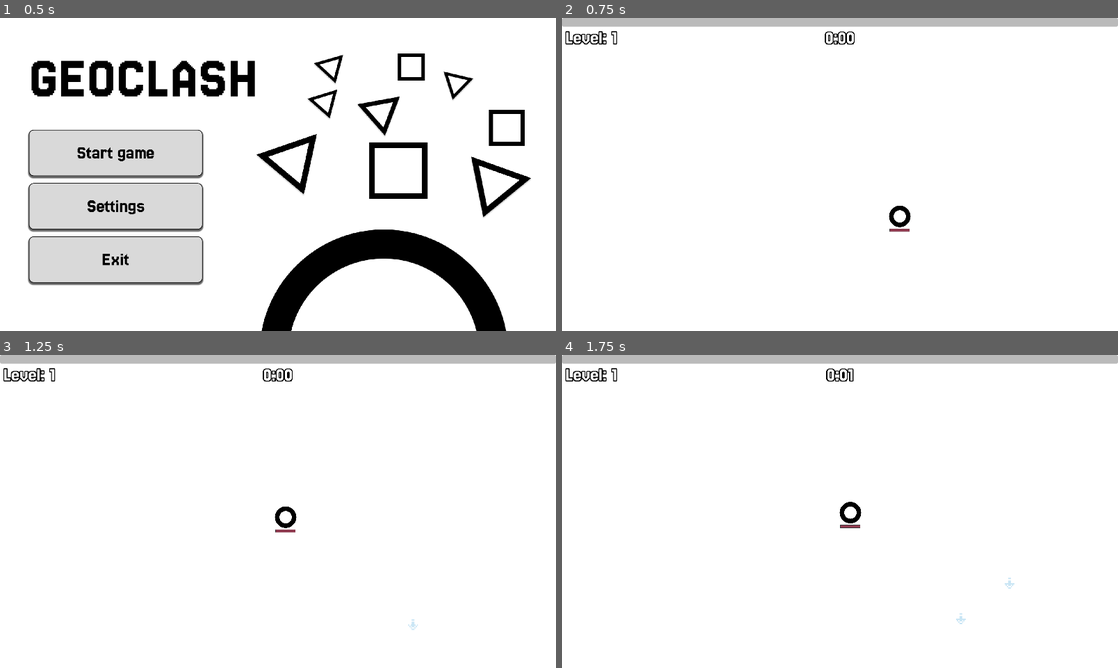
Above: before the commit, frames 1-4 (two rows, left to right).
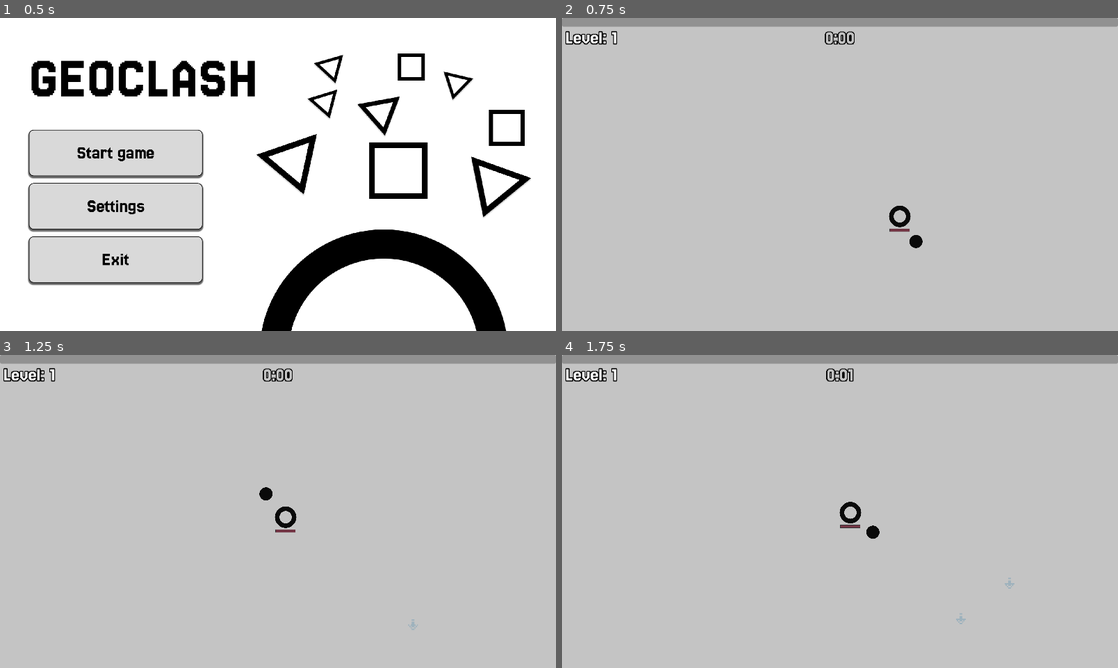
Above: after the commit, the same moments.

Repository: mariikkkk/GeoClash
Game: Godot game, scene res://scene/menu/main_menu.tscn
The game is run twice, just before and just after one commit, with the same random seed, the same clock (stepped at 60 frames per second) and the same inputs.
Inputs (mouse positions are in pixels of both pictures, inside the frame that each line leads up to):
- Up to frame 1 (0.5 s): no input
- Up to frame 2 (0.75 s): click "Start game" at 0.5 s
- Up to frame 3 (1.25 s): no input
- Up to frame 4 (1.75 s): tap Enter at 1.25 s; move the mouse to (962, 495) at 1.27 s; hold D (move_right_up) from 1.28 s (still down); hold Shift from 1.28 s (still down); click (962, 495) at 1.42 s

Frame 1 is identical in both runs. In frame 2, 100% of the frame differs, in the area x 0-100%, y 0-100%; in frame 3, 100%; in frame 4, 99%.
Error after the commit: Parse Error: Expected indented block after match pattern block. (res://scene/Manager/upgrade_manager.gd:78)

Commit message:
Механика прокачки карточками

Diff:
--- a/project.godot
+++ b/project.godot
@@ -29,6 +29,10 @@
 window/size/window_height_override=720
 window/stretch/mode="viewport"
 window/stretch/aspect="keep_width"
+
+[editor_plugins]
+
+enabled=PackedStringArray("res://addons/gut/plugin.cfg")
 
 [global_group]
 
--- a/resources/abilities/SwordAttackStats.gd
+++ /dev/null
@@ -1,10 +0,0 @@
-extends Resource
-class_name SwordAttackStats
-
-@export var range: float = 200.0 #радиус поиска цели
-@export var damage: int = 5 #Урон меча
-@export var sword_count: int = 1 #Количество мечей за атаку
-@export var size_scale: float = 1.0 #размер меча
-@export var speed: float = 0.0 #скорость движения меча
-@export var lifetime: float = 0.25 #время жизни меча
-@export var spread_angle_deg: float = 30.0 #
--- a/scene/Manager/spawn/enemy_spawner.gd
+++ b/scene/Manager/spawn/enemy_spawner.gd
@@ -5,7 +5,7 @@
 @export var spawn_indicator: PackedScene
 @export var spawn_delay: float = 2.5
 
-@export var triangle_enabled: bool = true         # можно включить когда захочешь
+@export var triangle_enabled: bool = false         # можно включить когда захочешь
 @export var rec_weight: int = 2
 @export var triangle_weight: int = 1
 
--- a/scene/Manager/upgrade_manager.gd
+++ b/scene/Manager/upgrade_manager.gd
@@ -1,21 +1,89 @@
 extends Node
+class_name UpgradeManager
 
-#@export var exp_manager: ExperienceManager
-#@export var upgrade_pool: Array[AbilityUpgrade]
-#@export var upgrade_ui
-#
-#func _ready():
-	#exp_manager.lvl_up.connect(on_lvl_up)
-	#
-#func on_lvl_up(current_level):
-	#var chosen_upgrade = upgrade_pool.pick_random() as AbilityUpgrade
-	#if chosen_upgrade == null:
-		#return
-	#var has_upgrade = current_upgrades.has(chosen_upgrade.id)
-	#if !has_upgrade:
-		#current_upgrades[chosen_upgrade.id] = {
-			#"upgrade": chosen_upgrade,
-			#"quantity": 1 #количество апргрейдов
-		#}
-	#else:
-		#current_upgrades[chosen_upgrade.id]["quantity"] += 1
+@export var exp_manager: ExperienceManager
+@export var upgrade_ui: UpgradeScreen
+var player: Node2D
+@export var upgrade_pool: Array[AbilityUpgrade] = []
+@export var cards_per_level: int = 3
+@export var sword_attack: Node
+
+var current_upgrades: Dictionary = {}
+
+func _ready() -> void:
+	player = get_tree().get_first_node_in_group("player") as Node2D
+	if exp_manager:
+		exp_manager.lvl_up.connect(_on_level_up)
+
+	if upgrade_ui:
+		upgrade_ui.card_chosen.connect(_on_card_chosen)
+		upgrade_ui.visible = false
+
+func _on_level_up(current_level: int) -> void:
+	if upgrade_pool.is_empty():
+		return
+	get_tree().paused = true
+	var candidates: Array[AbilityUpgrade] = upgrade_pool.duplicate()
+	var chosen: Array[AbilityUpgrade] = _pick_random_upgrades(candidates, cards_per_level)
+
+	if upgrade_ui:
+		upgrade_ui.show_cards(chosen)
+		upgrade_ui.visible = true
+
+func _pick_random_upgrades(source: Array[AbilityUpgrade], count: int) -> Array[AbilityUpgrade]:
+	var result: Array[AbilityUpgrade] = []
+	var temp := source.duplicate()
+
+	while result.size() < count and temp.size() > 0:
+		var idx := randi() % temp.size()
+		var upgrade: AbilityUpgrade = temp[idx]
+		result.append(upgrade)
+		temp.remove_at(idx)
+
+	return result
+
+func _on_card_chosen(upgrade: AbilityUpgrade) -> void:
+	if upgrade == null:
+		return
+
+	var id := upgrade.id
+
+	# обновляем словарь текущих апгрейдов
+	if not current_upgrades.has(id):
+		current_upgrades[id] = {
+			"upgrade": upgrade,
+			"quantity": 1
+		}
+	else:
+		current_upgrades[id]["quantity"] += 1
+
+	# применяем эффект к игроку
+	_apply_upgrade_effect(upgrade)
+
+	# закрываем UI и снимаем паузу
+	if upgrade_ui:
+		upgrade_ui.visible = false
+
+	get_tree().paused = false
+
+func _apply_upgrade_effect(upgrade: AbilityUpgrade) -> void:
+	if player == null:
+		return
+
+	match upgrade.upgrade_type:
+		"damage":
+			sword_attack.sword_damage += upgrade.value
+		"speed":
+			player.max_speed *=  1 + upgrade.value
+		"hp":
+
+		"speed_sword":
+			sword_attack.attack_cooldown *= 1 - upgrade.value
+		"size":
+			sword_attack.sword_scale *= 1 + upgrade.value
+		"sword_count":
+			sword_attack.max_swords += upgrade.value
+		"sword_range":
+			sword_attack.attack_range *= 1 + upgrade.value
+		_:
+			print("Upgrade applied: ", upgrade.id, " (type: ", upgrade.upgrade_type, ")")
--- a/scene/Manager/upgrade_manager.tscn
+++ b/scene/Manager/upgrade_manager.tscn
@@ -1,6 +1,27 @@
-[gd_scene load_steps=2 format=3 uid="uid://duufwkjrembs8"]
+[gd_scene load_steps=12 format=3 uid="uid://duufwkjrembs8"]
 
 [ext_resource type="Script" uid="uid://ba6rnc5vbf2hg" path="res://scene/Manager/upgrade_manager.gd" id="1_mjxw5"]
+[ext_resource type="Script" uid="uid://cv8c6f6vailwh" path="res://scene/abilities/ability_upgrade/AbilityUpgrade.gd" id="2_h3kul"]
+[ext_resource type="Resource" uid="uid://l5vaoawb18el" path="res://scene/abilities/ability_upgrade/damage_sword_up_1.tres" id="3_7hvrp"]
+[ext_resource type="Resource" uid="uid://buces8ited8w4" path="res://scene/abilities/ability_upgrade/damage_sword_up_2.tres" id="4_5tvhw"]
+[ext_resource type="Resource" uid="uid://cpsw3pl5ub6n1" path="res://scene/abilities/ability_upgrade/speed_sword.tres" id="5_tvwdl"]
+[ext_resource type="Resource" uid="uid://cp8gex7t52a2y" path="res://scene/abilities/ability_upgrade/max_hp_up.tres" id="7_eodx2"]
+[ext_resource type="Resource" uid="uid://b460ace8rjbnr" path="res://scene/abilities/ability_upgrade/size_sword.tres" id="8_cxcrk"]
+[ext_resource type="Resource" uid="uid://bco5ci55xxlfk" path="res://scene/abilities/ability_upgrade/speed_up.tres" id="8_e6vqp"]
+[ext_resource type="PackedScene" uid="uid://hewpuwk738kd" path="res://scene/UI/upgrade_screen.tscn" id="9_bw4eh"]
+[ext_resource type="PackedScene" uid="uid://c4au4it33akv6" path="res://scene/abilities/sword_attack_ability/attack_contoller.tscn" id="9_cxcrk"]
+[ext_resource type="PackedScene" uid="uid://bcrqvfik2m0sh" path="res://scene/Manager/exp_manager.tscn" id="12_2omud"]
 
-[node name="UpgradeManager" type="Node"]
+[node name="UpgradeManager" type="Node" node_paths=PackedStringArray("exp_manager", "upgrade_ui", "sword_attack")]
 script = ExtResource("1_mjxw5")
+exp_manager = NodePath("expManager")
+upgrade_ui = NodePath("UpgradeScreen")
+upgrade_pool = Array[ExtResource("2_h3kul")]([ExtResource("3_7hvrp"), ExtResource("4_5tvhw"), ExtResource("5_tvwdl"), ExtResource("7_eodx2"), ExtResource("8_e6vqp"), ExtResource("8_cxcrk")])
+cards_per_level = null
+sword_attack = NodePath("AttackContoller")
+
+[node name="AttackContoller" parent="." instance=ExtResource("9_cxcrk")]
+
+[node name="UpgradeScreen" parent="." instance=ExtResource("9_bw4eh")]
+
+[node name="expManager" parent="." instance=ExtResource("12_2omud")]
--- a/scene/UI/ability_upgrade_card.gd
+++ /dev/null
@@ -1,9 +0,0 @@
-extends PanelContainer
-class_name AbilityUpgradeCard
-
-@onready var name_label = $NameLabel
-@onready var description = $Description
-
-func set_ability_upgrade (upgrade:AbilityUpgrade):
-	name_label.text = upgrade.name
-	description.tect = upgrade.descrpiption
--- a/scene/UI/ability_upgrade_card.tscn
+++ b/scene/UI/ability_upgrade_card.tscn
@@ -1,10 +1,20 @@
-[gd_scene load_steps=2 format=3 uid="uid://l7aij1yi7203"]
+[gd_scene load_steps=2 format=3 uid="uid://dtv78e5nb05f0"]
 
-[ext_resource type="Script" uid="uid://xu2vnagerbnq" path="res://scene/UI/ability_upgrade_card.gd" id="1_amg2g"]
+[sub_resource type="GDScript" id="GDScript_8irws"]
+script/source = "extends PanelContainer
+class_name AbilityUpgradeCard
+
+@onready var name_label = $NameLabel
+@onready var description = $Description
+
+func set_ability_upgrade (upgrade:AbilityUpgrade):
+	name_label.text = upgrade.name
+	description.tect = upgrade.descrpiption
+"
 
 [node name="AbilityUpgradeCard" type="PanelContainer"]
 custom_minimum_size = Vector2(100, 140)
-script = ExtResource("1_amg2g")
+script = SubResource("GDScript_8irws")
 
 [node name="VBoxContainer" type="VBoxContainer" parent="."]
 layout_mode = 2
--- /dev/null
+++ b/scene/UI/card_button.gd
@@ -0,0 +1,46 @@
+extends Button
+class_name CardButton
+
+signal selected(upgrade: AbilityUpgrade)
+
+var _upgrade: AbilityUpgrade
+@onready var icon_texture: TextureRect = $MarginContainer/VBoxContainer/Icon
+@onready var name_label: Label = $MarginContainer/VBoxContainer/MarginContainer/VBoxContainer/NameLabel
+@onready var desc_label: Label = $MarginContainer/VBoxContainer/MarginContainer/VBoxContainer/DescLabel
+
+func setup(upgrade: AbilityUpgrade) -> void:
+	_upgrade = upgrade
+
+	icon_texture.texture = upgrade.icon
+	name_label.text = upgrade.title
+	desc_label.text = upgrade.description
+	_set_card_color(upgrade.color)
+
+func _set_card_color(c: Color) -> void:
+	var style := StyleBoxFlat.new()
+	style.bg_color = c
+
+	style.corner_radius_top_left = 16
+	style.corner_radius_top_right = 16
+	style.corner_radius_bottom_left = 16
+	style.corner_radius_bottom_right = 16
+	style.shadow_size = 10
+	style.border_color = Color.BLACK
+	style.border_width_bottom = 3
+	style.border_width_left = 3
+	style.border_width_right = 3
+	style.border_width_top = 3
+
+	add_theme_stylebox_override("normal", style)
+	add_theme_stylebox_override("hover", style)
+	add_theme_stylebox_override("pressed", style)
+
+	style.bg_color = c
+
+func _ready() -> void:
+	print(icon_texture, name_label, desc_label)
+	pressed.connect(_on_pressed)
+	pressed.connect(_on_pressed)
+
+func _on_pressed() -> void:
+	emit_signal("selected", _upgrade)
--- a/scene/UI/card_button.tscn
+++ b/scene/UI/card_button.tscn
@@ -1,6 +1,6 @@
 [gd_scene load_steps=6 format=3 uid="uid://m6cu1841ideb"]
 
-[ext_resource type="Texture2D" uid="uid://j886anvdlbhi" path="res://scene/UI/SwordUpgradeIcon.png" id="1_2fbdp"]
+[ext_resource type="Script" uid="uid://veikuyn8n6p5" path="res://scene/UI/card_button.gd" id="1_2wpkp"]
 [ext_resource type="FontFile" uid="uid://cir8edp60gelx" path="res://resources/fonts/EpilepsySansBold.ttf" id="2_2fbdp"]
 
 [sub_resource type="StyleBoxFlat" id="StyleBoxFlat_2wpkp"]
@@ -9,7 +9,6 @@
 border_width_top = 3
 border_width_right = 3
 border_width_bottom = 3
-border_color = Color(0, 0, 0, 1)
 corner_radius_top_left = 12
 corner_radius_top_right = 12
 corner_radius_bottom_right = 12
@@ -44,6 +43,7 @@
 grow_horizontal = 2
 grow_vertical = 2
 theme_override_styles/normal = SubResource("StyleBoxFlat_2wpkp")
+script = ExtResource("1_2wpkp")
 
 [node name="MarginContainer" type="MarginContainer" parent="."]
 layout_mode = 1
@@ -67,7 +67,6 @@
 layout_mode = 2
 size_flags_horizontal = 4
 size_flags_vertical = 6
-texture = ExtResource("1_2fbdp")
 expand_mode = 1
 
 [node name="MarginContainer" type="MarginContainer" parent="MarginContainer/VBoxContainer"]
@@ -91,7 +90,6 @@
 theme_override_fonts/font = ExtResource("2_2fbdp")
 theme_override_font_sizes/font_size = 22
 theme_override_styles/normal = SubResource("StyleBoxFlat_2fbdp")
-text = "Больше Урона!"
 horizontal_alignment = 1
 vertical_alignment = 1
 
@@ -102,6 +100,5 @@
 theme_override_fonts/font = ExtResource("2_2fbdp")
 theme_override_font_sizes/font_size = 20
 theme_override_styles/normal = SubResource("StyleBoxFlat_4roao")
-text = "Увеличьте урон вашего меча на 1 единицу"
 horizontal_alignment = 1
 autowrap_mode = 3
--- a/scene/UI/upgrade_screen.gd
+++ b/scene/UI/upgrade_screen.gd
@@ -1,2 +1,28 @@
 extends CanvasLayer
 class_name UpgradeScreen
+
+@export var card_scene: PackedScene
+
+@onready var cards_container = $Control/CenterContainer/CardsContainer
+
+signal card_chosen(upgrade: AbilityUpgrade)
+
+func show_cards(upgrades: Array[AbilityUpgrade]) -> void:
+	# удалить старые карточки
+	for child in cards_container.get_children():
+		child.queue_free()
+
+	if card_scene == null:
+		push_warning("card_scene не задан в UpgradeScreen")
+		return
+
+	for upgrade in upgrades:
+		var card: CardButton = card_scene.instantiate()
+		cards_container.add_child(card)
+		card.setup(upgrade)
+		card.selected.connect(_on_card_selected)
+
+	visible = true
+
+func _on_card_selected(upgrade: AbilityUpgrade) -> void:
+	emit_signal("card_chosen", upgrade)
--- a/scene/UI/upgrade_screen.tscn
+++ b/scene/UI/upgrade_screen.tscn
@@ -1,9 +1,12 @@
-[gd_scene load_steps=2 format=3 uid="uid://b3n7pyoxsdxup"]
+[gd_scene load_steps=3 format=3 uid="uid://hewpuwk738kd"]
 
-[ext_resource type="Script" uid="uid://5gfprvxnlc3h" path="res://scene/UI/upgrade_screen.gd" id="1_5uhh8"]
+[ext_resource type="Script" uid="uid://47vjh1mxpw77" path="res://scene/UI/upgrade_screen.gd" id="1_5uhh8"]
+[ext_resource type="PackedScene" uid="uid://m6cu1841ideb" path="res://scene/UI/card_button.tscn" id="1_iwn3i"]
 
 [node name="UpgradeScreen" type="CanvasLayer"]
+process_mode = 3
 script = ExtResource("1_5uhh8")
+card_scene = ExtResource("1_iwn3i")
 
 [node name="Control" type="Control" parent="."]
 layout_mode = 3
--- /dev/null
+++ b/scene/abilities/ability_upgrade/AbilityUpgrade.gd
@@ -0,0 +1,10 @@
+extends Resource
+class_name AbilityUpgrade
+
+@export var id: String = ""
+@export var title: String = ""
+@export var description: String = ""
+@export var icon: Texture2D
+@export var upgrade_type: String = ""
+@export var value: float = 0
+@export var color: Color = Color.RED
--- /dev/null
+++ b/scene/abilities/ability_upgrade/damage_sword_up_1.tres
@@ -0,0 +1,15 @@
+[gd_resource type="Resource" script_class="AbilityUpgrade" load_steps=3 format=3 uid="uid://l5vaoawb18el"]
+
+[ext_resource type="Texture2D" uid="uid://j886anvdlbhi" path="res://resources/icon/upgrades/SwordUpgradeIcon.png" id="1_ovxd5"]
+[ext_resource type="Script" uid="uid://cv8c6f6vailwh" path="res://scene/abilities/ability_upgrade/AbilityUpgrade.gd" id="2_tvu5o"]
+
+[resource]
+script = ExtResource("2_tvu5o")
+id = "damage_sword_up_1"
+title = "Больше урона!"
+description = "Увеличивает урон меча вашего меча на 1 единицу."
+icon = ExtResource("1_ovxd5")
+upgrade_type = "damage"
+value = 1.0
+color = Color(0.8235294, 0, 0.9490196, 1)
+metadata/_custom_type_script = "uid://cv8c6f6vailwh"
--- /dev/null
+++ b/scene/abilities/ability_upgrade/damage_sword_up_2.tres
@@ -0,0 +1,15 @@
+[gd_resource type="Resource" script_class="AbilityUpgrade" load_steps=3 format=3 uid="uid://buces8ited8w4"]
+
+[ext_resource type="Texture2D" uid="uid://j886anvdlbhi" path="res://resources/icon/upgrades/SwordUpgradeIcon.png" id="1_3x15w"]
+[ext_resource type="Script" uid="uid://cv8c6f6vailwh" path="res://scene/abilities/ability_upgrade/AbilityUpgrade.gd" id="2_vu7bv"]
+
+[resource]
+script = ExtResource("2_vu7bv")
+id = "damage_sword_up_2"
+title = "Еще больше урона!"
+description = "Увеличивает урон вашего меча на 2 единицы."
+icon = ExtResource("1_3x15w")
+upgrade_type = "damage"
+value = 2.0
+color = Color(0.8235294, 0, 0.9490196, 1)
+metadata/_custom_type_script = "uid://cv8c6f6vailwh"
--- /dev/null
+++ b/scene/abilities/ability_upgrade/max_hp_up.tres
@@ -0,0 +1,14 @@
+[gd_resource type="Resource" script_class="AbilityUpgrade" load_steps=3 format=3 uid="uid://cp8gex7t52a2y"]
+
+[ext_resource type="Script" uid="uid://cv8c6f6vailwh" path="res://scene/abilities/ability_upgrade/AbilityUpgrade.gd" id="1_jnhmr"]
+[ext_resource type="Texture2D" uid="uid://k43q8f5ssctx" path="res://resources/icon/upgrades/health_upgrade_icon.png" id="1_kpo3x"]
+
+[resource]
+script = ExtResource("1_jnhmr")
+id = "max_hp_up"
+title = "Будь крепче!"
+description = "Увеличивает максимальное здоровье на 10."
+icon = ExtResource("1_kpo3x")
+upgrade_type = "hp"
+value = 10.0
+metadata/_custom_type_script = "uid://cv8c6f6vailwh"
--- /dev/null
+++ b/scene/abilities/ability_upgrade/size_sword.tres
@@ -0,0 +1,15 @@
+[gd_resource type="Resource" script_class="AbilityUpgrade" load_steps=3 format=3 uid="uid://b460ace8rjbnr"]
+
+[ext_resource type="Script" uid="uid://cv8c6f6vailwh" path="res://scene/abilities/ability_upgrade/AbilityUpgrade.gd" id="1_eud6x"]
+[ext_resource type="Texture2D" uid="uid://x45yi4rpu7ut" path="res://resources/icon/upgrades/size_sword_icon.png" id="1_gigmq"]
+
+[resource]
+script = ExtResource("1_eud6x")
+id = "size_sword"
+title = "Размер имеет значение?"
+description = "Увеличивает размер вашего меча на 5%"
+icon = ExtResource("1_gigmq")
+upgrade_type = "size"
+value = 0.05
+color = Color(0.8250334, 0.0015407616, 0.94987494, 1)
+metadata/_custom_type_script = "uid://cv8c6f6vailwh"
--- /dev/null
+++ b/scene/abilities/ability_upgrade/speed_sword.tres
@@ -0,0 +1,15 @@
+[gd_resource type="Resource" script_class="AbilityUpgrade" load_steps=3 format=3 uid="uid://cpsw3pl5ub6n1"]
+
+[ext_resource type="Script" uid="uid://cv8c6f6vailwh" path="res://scene/abilities/ability_upgrade/AbilityUpgrade.gd" id="1_0ont7"]
+[ext_resource type="Texture2D" uid="uid://j886anvdlbhi" path="res://resources/icon/upgrades/SwordUpgradeIcon.png" id="1_r7i8l"]
+
+[resource]
+script = ExtResource("1_0ont7")
+id = "speed_sword"
+title = "Бей быстрее!"
+description = "Уменьшает время перезарядки атаки мечом на 10%."
+icon = ExtResource("1_r7i8l")
+upgrade_type = "speed_attack"
+value = 0.1
+color = Color(1.540184e-06, 0.6207561, 0.5520339, 1)
+metadata/_custom_type_script = "uid://cv8c6f6vailwh"
--- /dev/null
+++ b/scene/abilities/ability_upgrade/speed_up.tres
@@ -0,0 +1,15 @@
+[gd_resource type="Resource" script_class="AbilityUpgrade" load_steps=3 format=3 uid="uid://bco5ci55xxlfk"]
+
+[ext_resource type="Texture2D" uid="uid://c62ertjmglbtk" path="res://resources/icon/upgrades/speed_upgrade_icon.png" id="1_fmpkw"]
+[ext_resource type="Script" uid="uid://cv8c6f6vailwh" path="res://scene/abilities/ability_upgrade/AbilityUpgrade.gd" id="1_ilckc"]
+
+[resource]
+script = ExtResource("1_ilckc")
+id = "speed_up"
+title = "Быстрее!"
+description = "Увеличивает скорость передвижения на 10%."
+icon = ExtResource("1_fmpkw")
+upgrade_type = "speed"
+value = 0.1
+color = Color(0.018305665, 0.52519476, 0.99999994, 1)
+metadata/_custom_type_script = "uid://cv8c6f6vailwh"
--- /dev/null
+++ b/scene/abilities/ability_upgrade/sword_count.tres
@@ -0,0 +1,15 @@
+[gd_resource type="Resource" script_class="AbilityUpgrade" load_steps=3 format=3 uid="uid://b6nci5gedb5o1"]
+
+[ext_resource type="Script" uid="uid://cv8c6f6vailwh" path="res://scene/abilities/ability_upgrade/AbilityUpgrade.gd" id="1_8hvpo"]
+[ext_resource type="Texture2D" uid="uid://dgqbhvsm0sy7w" path="res://resources/icon/upgrades/sowrd_count_icon.png" id="1_kd0nt"]
+
+[resource]
+script = ExtResource("1_8hvpo")
+id = "sword_count"
+title = "Нужно больше мечей!"
+description = "Увеличивает количество мечей на 1."
+icon = ExtResource("1_kd0nt")
+upgrade_type = "sword_count"
+value = 1.0
+color = Color(0.8235294, 0, 0.9490196, 1)
+metadata/_custom_type_script = "uid://cv8c6f6vailwh"
--- /dev/null
+++ b/scene/abilities/ability_upgrade/sword_range.tres
@@ -0,0 +1,15 @@
+[gd_resource type="Resource" script_class="AbilityUpgrade" load_steps=3 format=3 uid="uid://xwr2il6wmb51"]
+
+[ext_resource type="Texture2D" uid="uid://j886anvdlbhi" path="res://resources/icon/upgrades/SwordUpgradeIcon.png" id="1_i5chg"]
+[ext_resource type="Script" uid="uid://cv8c6f6vailwh" path="res://scene/abilities/ability_upgrade/AbilityUpgrade.gd" id="1_nsish"]
+
+[resource]
+script = ExtResource("1_nsish")
+id = "sword_range"
+title = "Нужно бить еще дальше!"
+description = "Увеличивает радиус атаки мечом на 5%"
+icon = ExtResource("1_i5chg")
+upgrade_type = "sword_range"
+value = 0.05
+color = Color(0.8235294, 0, 0.9490196, 1)
+metadata/_custom_type_script = "uid://cv8c6f6vailwh"
--- a/scene/abilities/orbital_orb_attack_ability/orbital_orb_attack_controller.tscn
+++ b/scene/abilities/orbital_orb_attack_ability/orbital_orb_attack_controller.tscn
@@ -6,7 +6,7 @@
 [node name="OrbitalAttackController" type="Node"]
 script = ExtResource("1_gpv08")
 orb_scene = ExtResource("2_pvf0k")
-orb_count = 0
+orb_count = 1
 orbit_radius = 80.0
 rotation_speed = 6.0
 orb_damage = 5
--- a/scene/abilities/sword_attack_ability/attack_contoller.tscn
+++ b/scene/abilities/sword_attack_ability/attack_contoller.tscn
@@ -6,6 +6,7 @@
 [node name="AttackContoller" type="Node"]
 script = ExtResource("1_17jl6")
 attack_abillity = ExtResource("2_vcqtl")
+max_swords = 1
 
 [node name="Timer" type="Timer" parent="."]
 autostart = true
--- a/scene/components/health_component.gd
+++ b/scene/components/health_component.gd
@@ -11,9 +11,10 @@
 func _ready():
 	current_health = max_health
 
+
 func take_damage(damage):
 	current_health = max(current_health - damage, 0)
-	print("[DMG]", owner.name, " -", damage)
+#	print("[DMG]", owner.name, " -", damage)
 	health_changed.emit()
 	damaged.emit(damage)
 	Callable(check_death).call_deferred() #чтобы не было ошибки
@@ -27,6 +28,5 @@
 		died.emit()
 
 func on_level_up(_current_level):
-	max_health += 1 # Увеличиваем максимальное здоровье на 1
 	current_health = max_health # Восстанавливаем здоровье
 	health_changed.emit() # Уведомляем об изменении здоровья
--- a/scene/objects/Enemy/rec/rec.gd
+++ b/scene/objects/Enemy/rec/rec.gd
@@ -9,7 +9,6 @@
 
 
 func _ready():
-	health_component.max_health = 10
 	health_component.died.connect(on_died)
 	health_component.damaged.connect(_on_damaged)
 
--- a/scene/objects/player/player.gd
+++ b/scene/objects/player/player.gd
@@ -20,13 +20,13 @@
 		circle.radius = attack_contoller.attack_range
 	if health_component and experience_manager.has_signal("lvl_up"):
 		experience_manager.lvl_up.connect(Callable(health_component, "on_level_up"))
-	experience_manager.lvl_up.connect(health_component.on_level_up)
 	health_component.died.connect(on_died)
 	health_component.health_changed.connect(on_health_changed)
 	health_update()
 # Called every frame. 'delta' is the elapsed time since the previous frame.
 func _process(_delta):
 	var direction = movement_vector().normalized()
+	print(health_component.current_health)
 	var target_velocity = max_speed * direction
 	velocity = velocity.lerp(target_velocity, acceleration)
 	move_and_slide()
--- a/scene/objects/player/player.tscn
+++ b/scene/objects/player/player.tscn
@@ -96,8 +96,9 @@
 scale = Vector2(0.31, 0.31)
 texture = ExtResource("24_6skk2")
 
-[node name="HealthComponent" type="Node" parent="."]
+[node name="HealthComponent" type="Node" parent="." node_paths=PackedStringArray("exp_manager")]
 script = ExtResource("24_wwrti")
+exp_manager = NodePath("../ExperienceManager")
 metadata/_custom_type_script = "uid://b3ohfy5lvqv71"
 
 [node name="SwordTrigger" type="Area2D" parent="."]
--- /dev/null
+++ b/tests/test_health_component.gd
@@ -0,0 +1,53 @@
+extends GutTest
+
+var HealthComponent = preload("res://scene/components/health_component.gd")
+
+func _make_hc(max_health := 10.0) -> HealthComponent:
+	var root := Node2D.new()
+	add_child_autofree(root)
+	root.name = "DummyOwner"
+
+	var hc := HealthComponent.new()
+	hc.max_health = max_health
+	root.add_child(hc)
+	await get_tree().process_frame  # дождаться _ready
+	return hc
+
+func test_damage_decreases_health():
+	var hc := await _make_hc(10)
+	watch_signals(hc)
+
+	hc.take_damage(3)
+	assert_eq(hc.current_health, 7.0, "HP должно уменьшиться на 3")
+	assert_signal_emitted(hc, "health_changed")
+	assert_signal_not_emitted(hc, "died")
+
+func test_damage_does_not_go_below_zero_and_emits_died_once():
+	var hc := await _make_hc(2)
+	watch_signals(hc)
+
+	hc.take_damage(5)
+	# check_death вызывается отложенно → подождём кадр
+	await get_tree().process_frame
+
+	assert_eq(hc.current_health, 0.0, "HP не должно идти ниже 0")
+	assert_signal_emitted(hc, "health_changed")
+	assert_signal_emitted(hc, "died")
+
+func test_parametrized_damage_set():
+	var cases = [0, 1, 5, 10]
+	for dmg in cases:
+		var hc := await _make_hc(10)
+		hc.take_damage(dmg)
+		await get_tree().process_frame
+		var expected = max(10 - dmg, 0)
+		assert_eq(hc.current_health, float(expected), "Провал на уроне %s" % dmg)
+
+func test_on_level_up_restores_and_increases_max():
+	var hc := await _make_hc(5)
+	hc.take_damage(3)
+	assert_eq(hc.current_health, 2.0)
+
+	hc.on_level_up(2)  # уровень не важен
+	assert_eq(hc.max_health, 6.0, "max_health +1")
+	assert_eq(hc.current_health, 6.0, "полное восстановление HP")
--- /dev/null
+++ b/tests/test_movement.gd
@@ -0,0 +1,11 @@
+extends Node
+
+
+# Called when the node enters the scene tree for the first time.
+func _ready() -> void:
+	pass # Replace with function body.
+
+
+# Called every frame. 'delta' is the elapsed time since the previous frame.
+func _process(delta: float) -> void:
+	pass
Not shown, added: addons/gut/GutScene.gd
Not shown, added: addons/gut/GutScene.gd.uid
Not shown, added: addons/gut/GutScene.tscn
Not shown, added: addons/gut/UserFileViewer.gd
Not shown, added: addons/gut/UserFileViewer.gd.uid
Not shown, added: addons/gut/UserFileViewer.tscn
Not shown, added: addons/gut/autofree.gd
Not shown, added: addons/gut/autofree.gd.uid
Not shown, added: addons/gut/awaiter.gd
Not shown, added: addons/gut/awaiter.gd.uid
Not shown, added: addons/gut/cli/change_project_warnings.gd
Not shown, added: addons/gut/cli/change_project_warnings.gd.uid
(and 268 more such lines)
